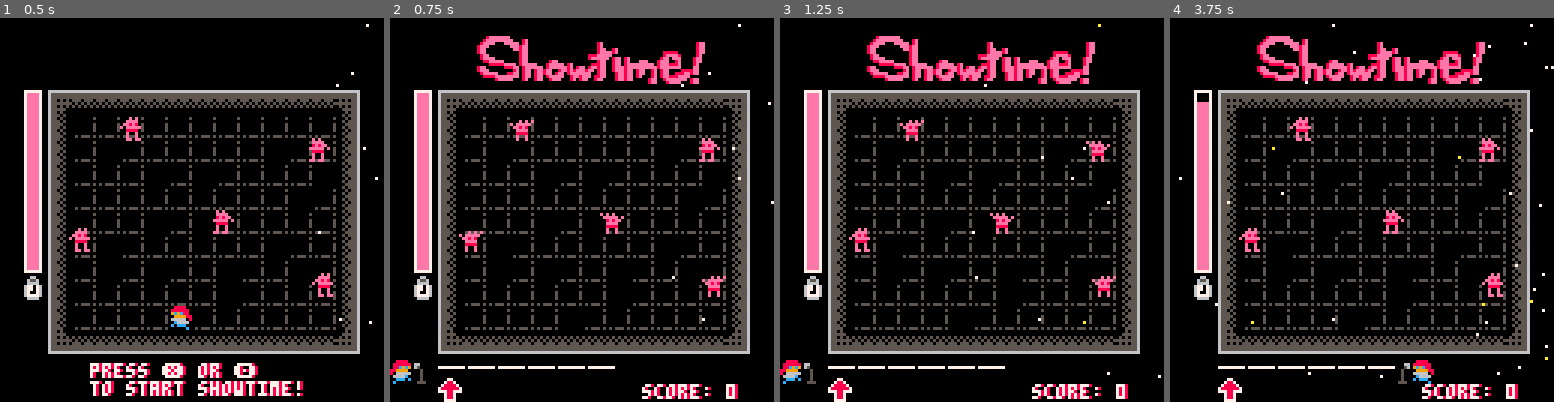
Above: before the commit, frames 1-4 (left to right).
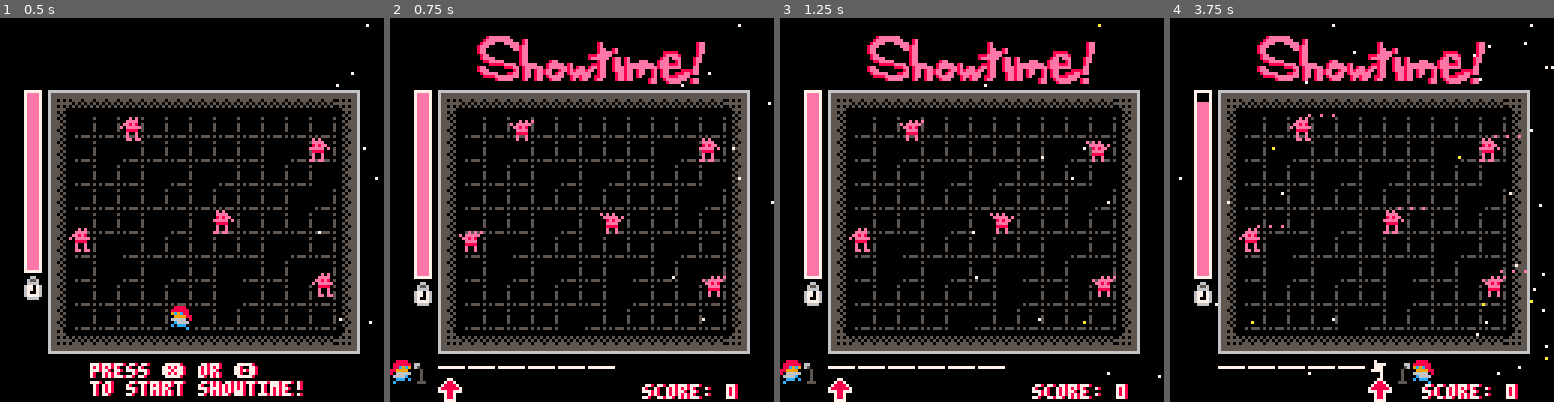
Above: after the commit, the same moments.

Repository: kitasuna/ggj2024
Game: PICO-8 cartridge main.p8
Two runs of this game, one before a commit and one after it. Both use one fixed random seed, a clock stepped at 60 frames per second and the inputs below.
Inputs:
- Up to frame 1 (0.5 s): tap X (X key) at 0.33 s
- Up to frame 2 (0.75 s): tap O (Z key) at 0.7 s
- Up to frame 3 (1.25 s): tap X (X key) at 1.07 s
- Up to frame 4 (3.75 s): hold Right 1.6-2.1 s; tap O (Z key) every 0.4 s from 1.7 to 3.7 s; tap X (X key) at 1.85, 2.97 s; hold Up 2.15-2.42 s; hold Right 2.47-3.03 s; hold Left 3.08-3.58 s; hold Down from 3.63 s (still down)

Frame 1 is identical in both runs. In frame 2, 0.3% of the frame differs, in the area x 6-11%, y 65-75%; in frame 3, 0.3%; in frame 4, 1.1%, in the area x 6-93%, y 25-100%.

Commit message:
Disable input reset

Diff:
--- a/_game.lua
+++ b/_game.lua
@@ -11,7 +11,7 @@
     pset(v.x, v.y, rnd() > 0.9 and 10 or 7)
   end
 
-  map(0,0,16,24,14,13)
+  map(0,0,16,24,14,12)
 
   -- input guy
   input:draw(6, 112)
@@ -28,10 +28,10 @@
   spr(75, _showtime_mic_params[_showtime_hero_index + 1], 114, 1, 1, _showtime_hero_index == 1 and true or false)
 
   -- time limit
-  rect(8,84,13,24,7)
-  -- 60 px high
-  rectfill(9,83,12,25 + (SHOWTIME_TIMER - _showtime_current_timer),14)
-  spr(91, 7, 86)
+  -- Border is 62 px high, to accommodae 60px of filled meter
+  rect(8,86,13,24,7)
+  rectfill(9,85,12,25 + (SHOWTIME_TIMER - _showtime_current_timer),14)
+  spr(91, 7, 88)
 
   dshad("score: ".._score, 84, 122, 7, 8)
   palt()
@@ -46,7 +46,7 @@
     pset(v.x, v.y, rnd() > 0.9 and 10 or 7)
   end
 
-  map(0,0,16,24,14,13)
+  map(0,0,16,24,14,12)
 
   -- time limit
   rect(8,84,13,24,7)
@@ -157,10 +157,6 @@
   end
   if btnp(3) then
     input:movedown()
-  end
-
-  if btnp(4) then
-    input:reset()
   end
 
   if btnp(5) then
@@ -175,14 +171,10 @@
           add(timers, {
             ttl = 1.2,
             f = function()
-              printh("silencing sound")
               sfx(24, -2)
             end,
             })
           add(_guesses, joined_str)
-          for k, v in pairs(_guesses) do
-            printh(k.." guess: "..v)
-          end
         else -- repeat
           _score += 1
           baddie_mngr:react("ha...")
@@ -190,7 +182,6 @@
           add(timers, {
             ttl = 1.2,
             f = function()
-              printh("silencing sound")
               sfx(25, -2)
             end,
             })
@@ -202,7 +193,6 @@
           add(timers, {
             ttl = 1.2,
             f = function()
-              printh("silencing sound")
               sfx(26, -2)
             end,
             })
